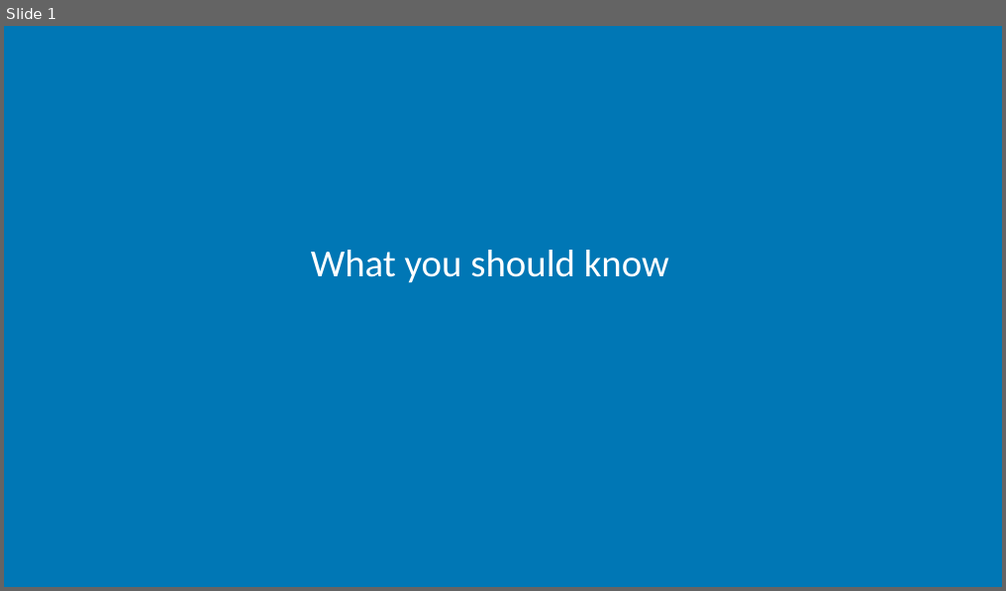
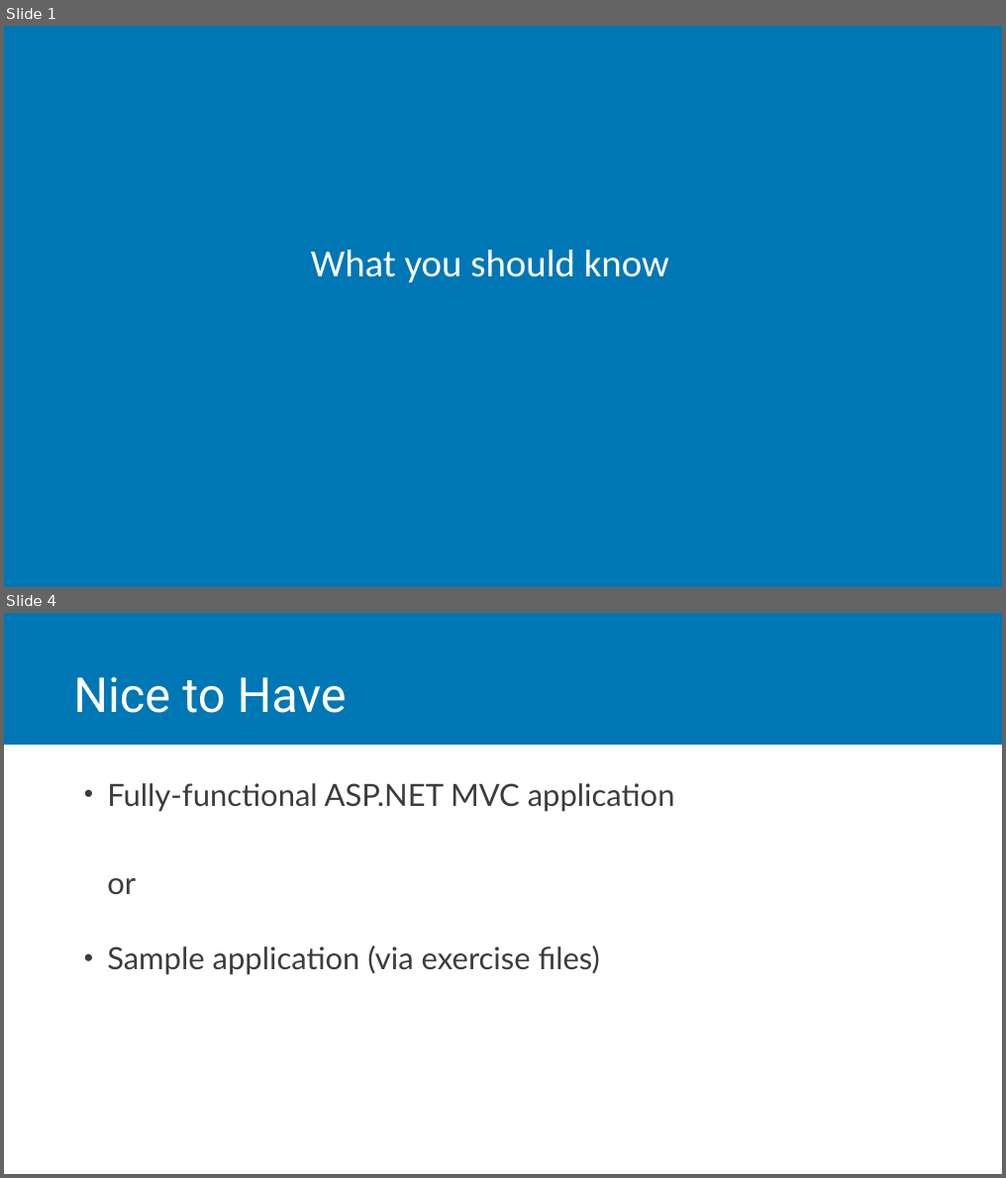
Before and after one commit to jchadwick/CustomizingAspNetMvc, a slide deck: 00_02-WhatYouShouldKnow.pptx. Shown one above the other, each under a label of ours: slide 1 before the commit, slides 1 and 4 after it; the slides between them are not shown. The pictures are 1006x591 and 1006x1178 pixels, drawn with LibreOffice and Linux fonts; fonts in the diff are those of the drawing. Boxes give left, top, right and bottom in pixels: in the first picture for what was removed or moved away, otherwise in the second. Text is boxed around its words. In the diff, an @@ line names an element or a change of style, - is before the commit and + after.

```diff
--- a/00_02-WhatYouShouldKnow.pptx
+++ b/00_02-WhatYouShouldKnow.pptx
@@ slide 4 added at [4, 613, 1002, 1174], background #FFFFFF @@
@@ rectangle added at [4, 613, 1002, 745], fill #0077B5 @@
@@ title added at [73, 677, 347, 713], 46.4 pt, text #FFFFFF @@
+Nice to Have
@@ text added at [107, 783, 675, 975], 29.5 pt, text #3B3C3B @@
+• Fully-functional ASP.NET MVC application
+  or
+• Sample application (via exercise files)
```
Also in this commit, not shown: 2 other slides added, 2 slides removed, 5 other files.
